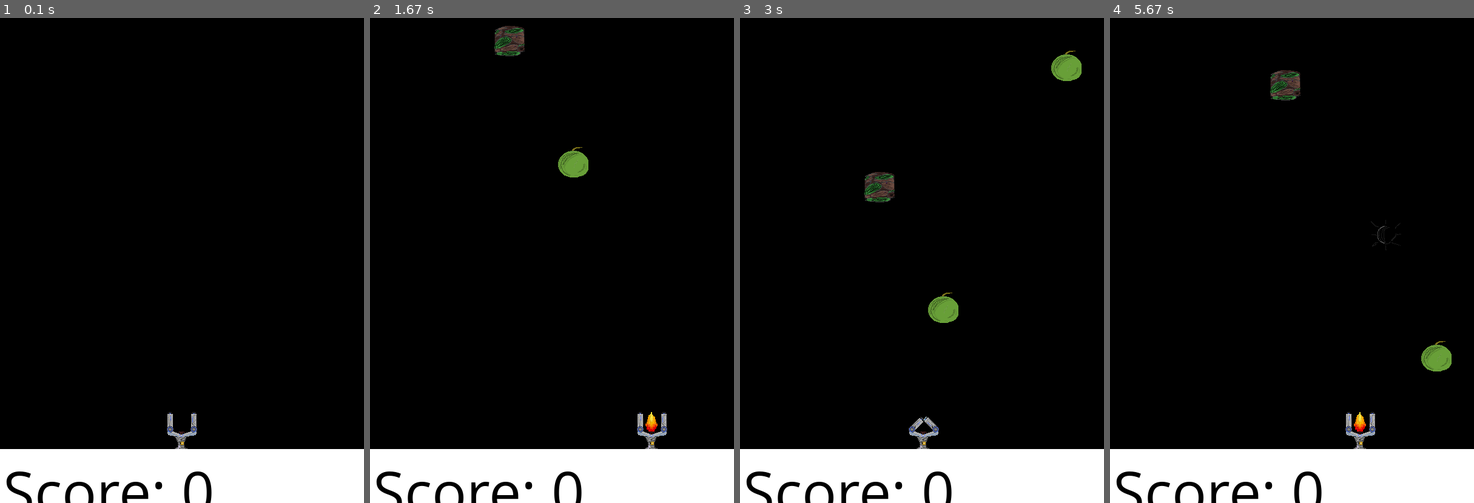
Above: before the commit, frames 1-4 (left to right).
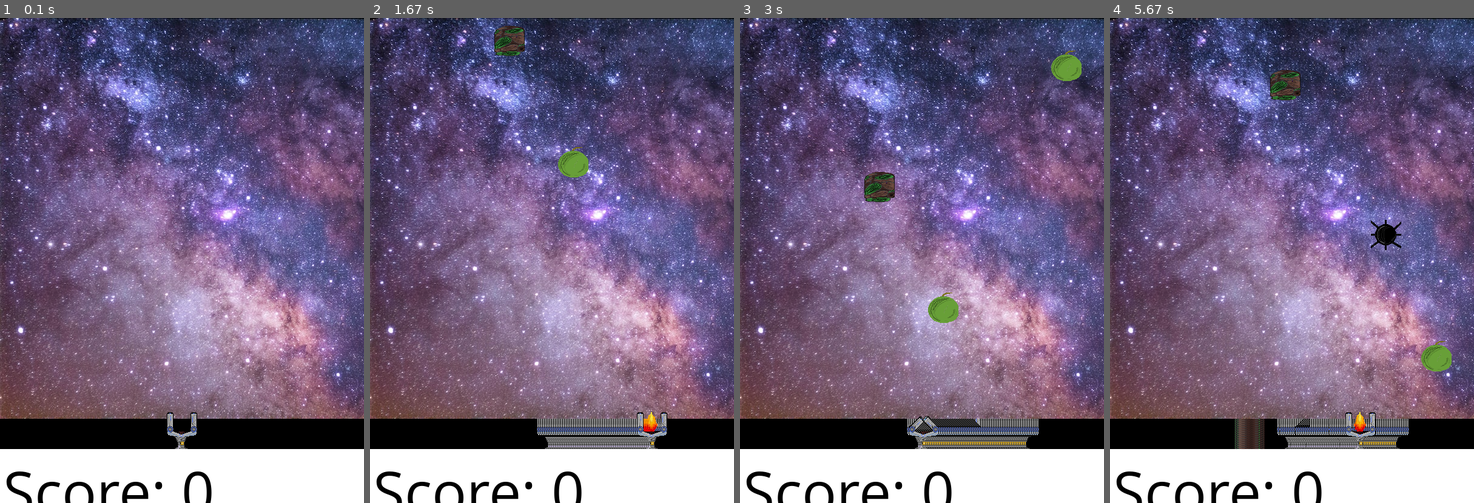
Above: after the commit, the same moments.

Repository: atanas-rujinov/pygame-project
Game: pygame game, started from game.py
The game is run twice, just before and just after one commit, with the same random seed, the same clock (stepped at 60 frames per second) and the same inputs.
Inputs:
- Up to frame 1 (0.1 s): no input
- Up to frame 2 (1.67 s): hold Right 0.33-0.8 s; hold Up 0.88-1.18 s; hold Right from 1.22 s (still down)
- Up to frame 3 (3 s): release Right at 1.68 s; hold Left 1.72-2.25 s; hold Down 2.28-2.58 s; hold Left from 2.62 s (still down)
- Up to frame 4 (5.67 s): release Left at 3.02 s; hold Up 3.05-3.42 s; hold Right 3.45-4.08 s; hold Down 4.12-4.48 s; hold Left 4.52-4.98 s; hold Right 5.02-5.48 s; hold Up from 5.52 s (still down)

The runs differ from the first frame. In frame 1, 83% of the frame differs, in the area x 0-100%, y 0-83%; in frame 2, 83%; in frame 3, 83%; in frame 4, 83%, in the area x 0-100%, y 0-89%.

Commit message:
background

Diff:
--- a/game.py
+++ b/game.py
@@ -114,7 +114,7 @@
     bombImage = pygame.image.load("bomb.png")
     trashImage = pygame.image.load("trash.png")
     fruitImage = pygame.image.load("fruit.png")
-
+    background = pygame.image.load("background.jpeg")
 
 
     objects = []
@@ -134,7 +134,7 @@
     while running:
         for event in pygame.event.get():
             if event.type == pygame.QUIT:
-                running = False
+                quit()
             elif event.type == pygame.KEYDOWN:
                 if event.key == pygame.K_LEFT:
                     goingLeft = True
@@ -177,7 +177,7 @@
             armState = "opened"
             playerImage = pygame.image.load("opened.png")
 
-        SCREEN.fill((0, 0, 0))
+        SCREEN.blit(background, (0, 0))
 
         for object in objects:
             if object.type == "bomb":
Binary file added: background.jpeg
